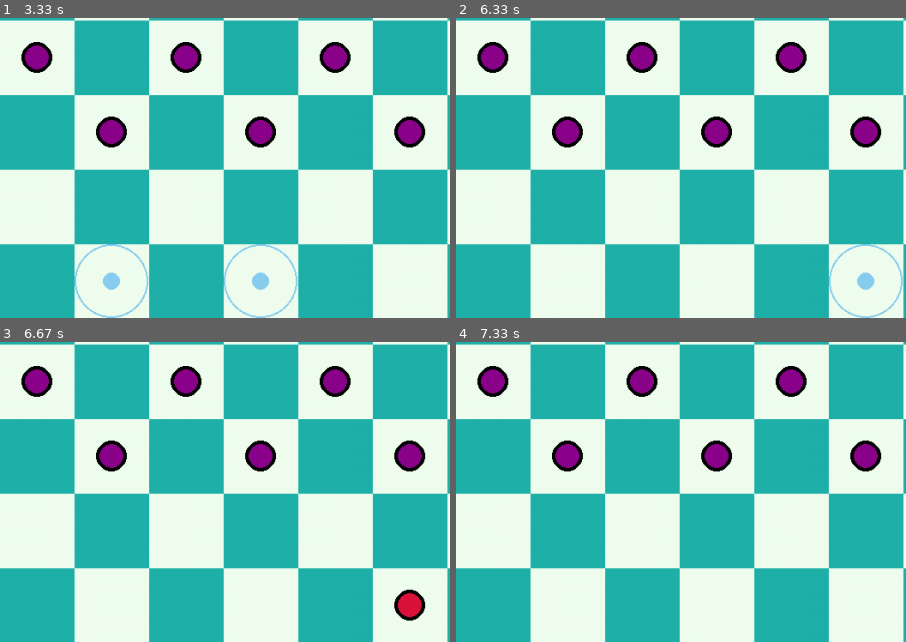
Above: before the commit, frames 1-4 (two rows, left to right).
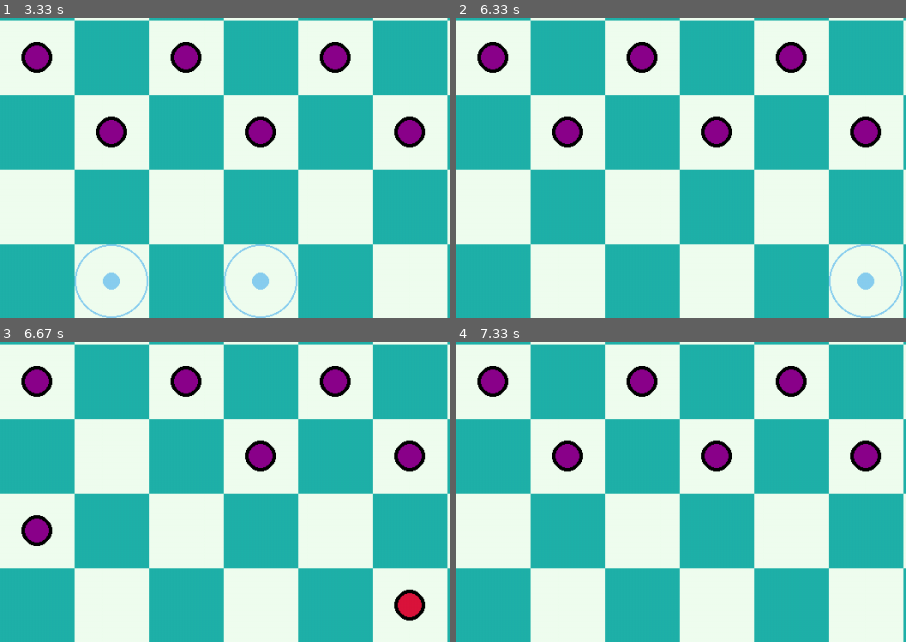
Above: after the commit, the same moments.

Repository: ps428/AI-Projects
Game: pygame game, started from Assignment_2/Checkers_Game/main.py
Same seed, same stepped clock (60 frames per second), same inputs: the game is played once before the commit and once after it.
Inputs (mouse positions are % of the whole screen's width and height, from its top left):
- Up to frame 1 (3.33 s): click (64, 76) at 0.38 s; click "2 Player" at 1.88 s; click (78, 29) at 2.22 s; click (24, 64) at 3.22 s
- Up to frame 2 (6.33 s): click (43, 81) at 3.55 s; click (53, 74) at 6.28 s
- Up to frame 3 (6.67 s): click (44, 59) at 6.62 s
- Up to frame 4 (7.33 s): click (83, 31) at 6.95 s
The pictures show only the part of the screen within x 0-50%, y 12-62%; the shares and areas given below are measured in that part.

Frames 1-2 are identical in both runs. In frame 3, 1.2% of the frame differs, in the area x 4-29%, y 32-68%; in frame 4, nothing differs.

Commit message:
Random game working

Diff:
--- a/Assignment_2/Checkers_Game/game.py
+++ b/Assignment_2/Checkers_Game/game.py
@@ -143,7 +143,12 @@
         self.board = board
         print("AI move")
 
-    def play_random(self):
+    def play_random(self, pieces):
+        for piece in pieces:
+            moves = self.board.get_valid_moves(piece)
+            for key in moves.keys():
+                self.board.make_move(piece, key[0], key[1])
+                return
         print("Random move")
 
 
--- a/Assignment_2/Checkers_Game/min_max.py
+++ b/Assignment_2/Checkers_Game/min_max.py
@@ -5,6 +5,7 @@
 import board
 import time
 
+depth = 2
 # Setting the dimensions of the window
 window = pygame.display.set_mode((values.WIDTH+values.OPTIONS_PANEL_SIZE, values.HEIGHT))
 # Adding a name to the window
@@ -13,12 +14,13 @@
 # pygame.draw.rect(window, values.BUTTON_COLOR, (values.BLOCK_SIZE*values.ROWS + values.OPTIONS_PANEL_SIZE//2, values.ROWS//3*values.BLOCK_SIZE,values.BLOCK_SIZE*2, values.BLOCK_SIZE//2))
 
 def play_ai(myGame):
-    value, new_board = min_max_game.minmax(myGame.get_board(), 2, values.BLUE, myGame)
+    value, new_board = min_max_game.minmax(myGame.get_board(), depth, values.BLUE, myGame)
     myGame.play_ai(new_board)
     myGame.change_chance()
 
 def random_game(myGame):
-    myGame.play_random()
+    CPU_pieces = myGame.board.get_all_pieces_colorwise(values.BLUE)
+    myGame.play_random(CPU_pieces)
     myGame.change_chance()
 
 def two_player_game(myGame):
